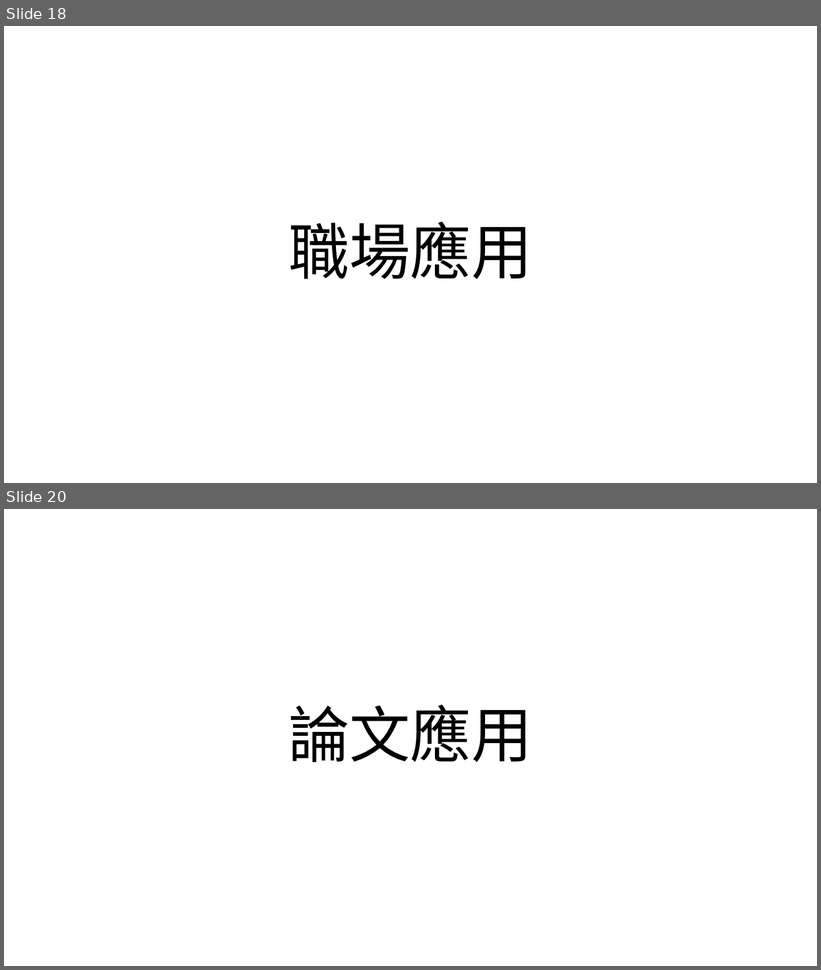
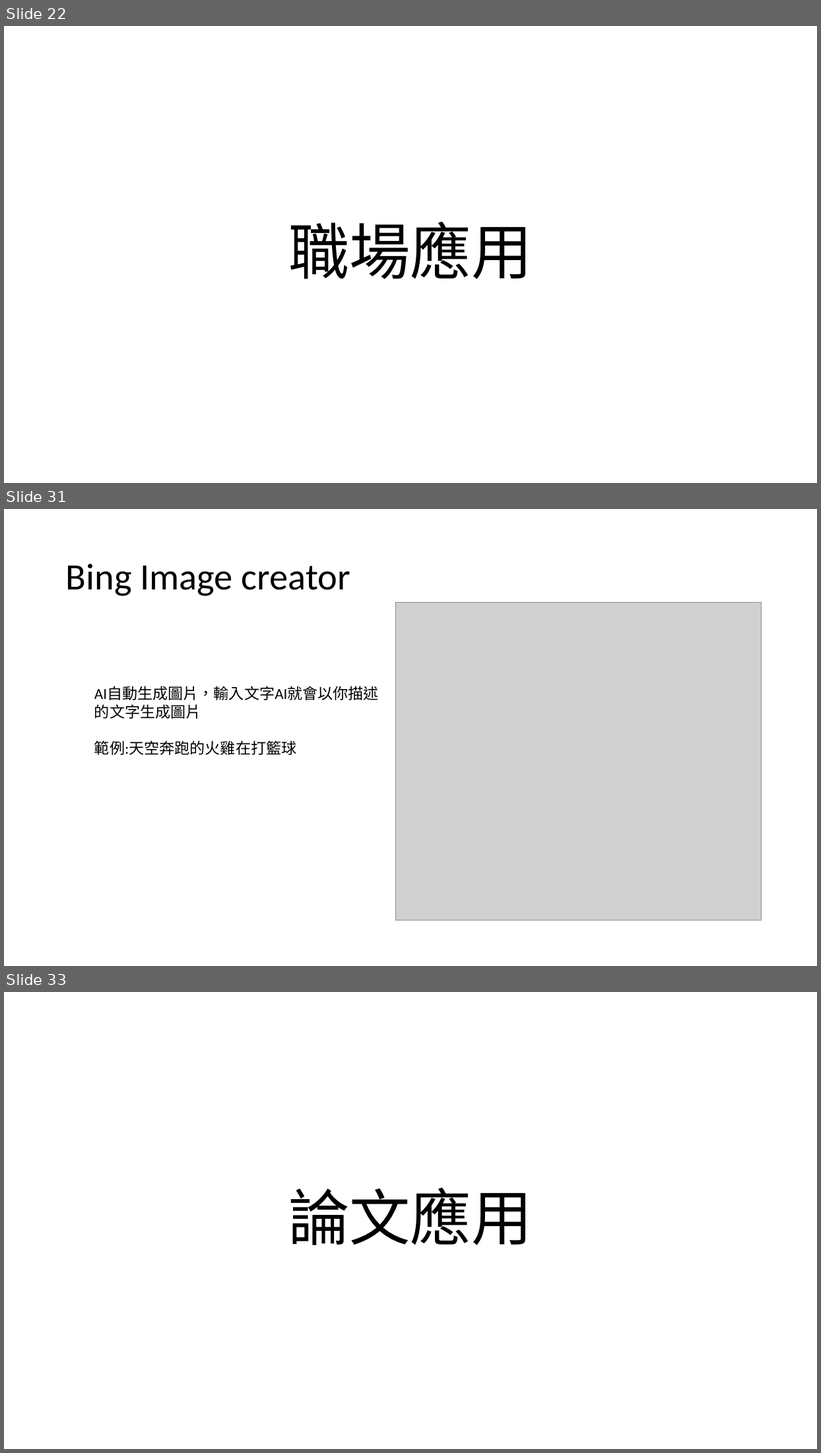
Before and after one commit to 10994015/0927speech, a slide deck: ppt草稿.pptx. Shown one above the other, each under a label of ours: slides 18 and 20 before the commit, slides 22, 31 and 33 after it; the slides between them are not shown. The pictures are 821x970 and 821x1453 pixels, drawn with LibreOffice and Linux fonts; fonts in the diff are those of the drawing; grey boxes stand for pictures. Boxes give left, top, right and bottom in pixels: in the first picture for what was removed or moved away, otherwise in the second. Text is boxed around its words. In the diff, an @@ line names an element or a change of style, - is before the commit and + after.

```diff
--- a/ppt草稿.pptx
+++ b/ppt草稿.pptx
@@ slide 31 added at box(4, 509, 817, 966), background #FFFFFF @@
@@ title added at box(66, 564, 350, 596), 44 pt, text #000000 @@
+Bing Image creator
@@ picture added at box(395, 602, 761, 921) @@
@@ text added at box(94, 686, 379, 755), 18 pt, text #000000 @@
+AI自動生成圖片，輸入文字AI就會以你描述的文字生成圖片
+範例:天空奔跑的火雞在打籃球
@@ what was slide 18 is now slide 22 @@
@@ what was slide 20 is now slide 33 @@
```
Also in this commit, not shown: 1 slide changed, 15 other slides added, 16 other files.
